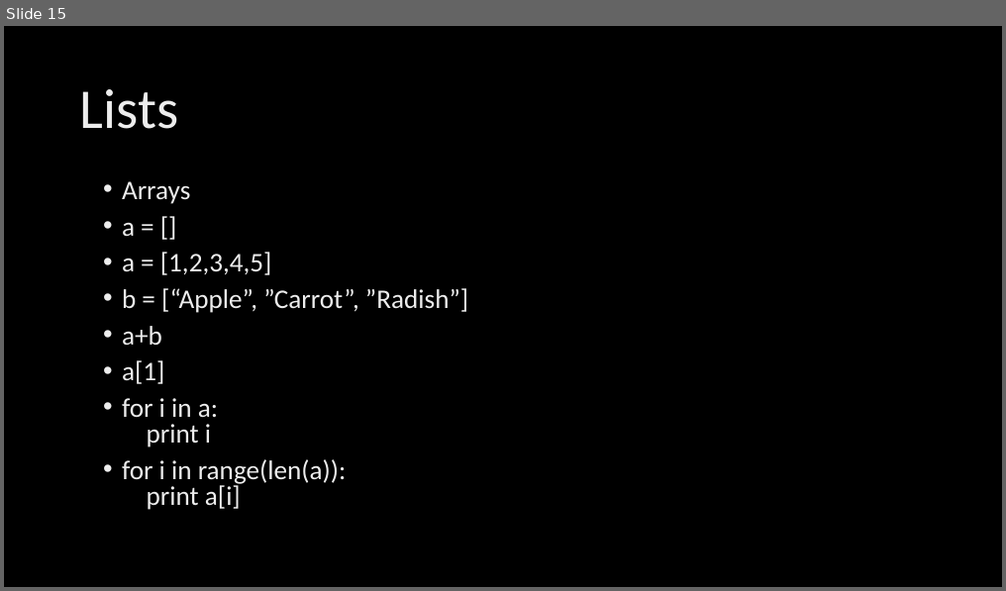
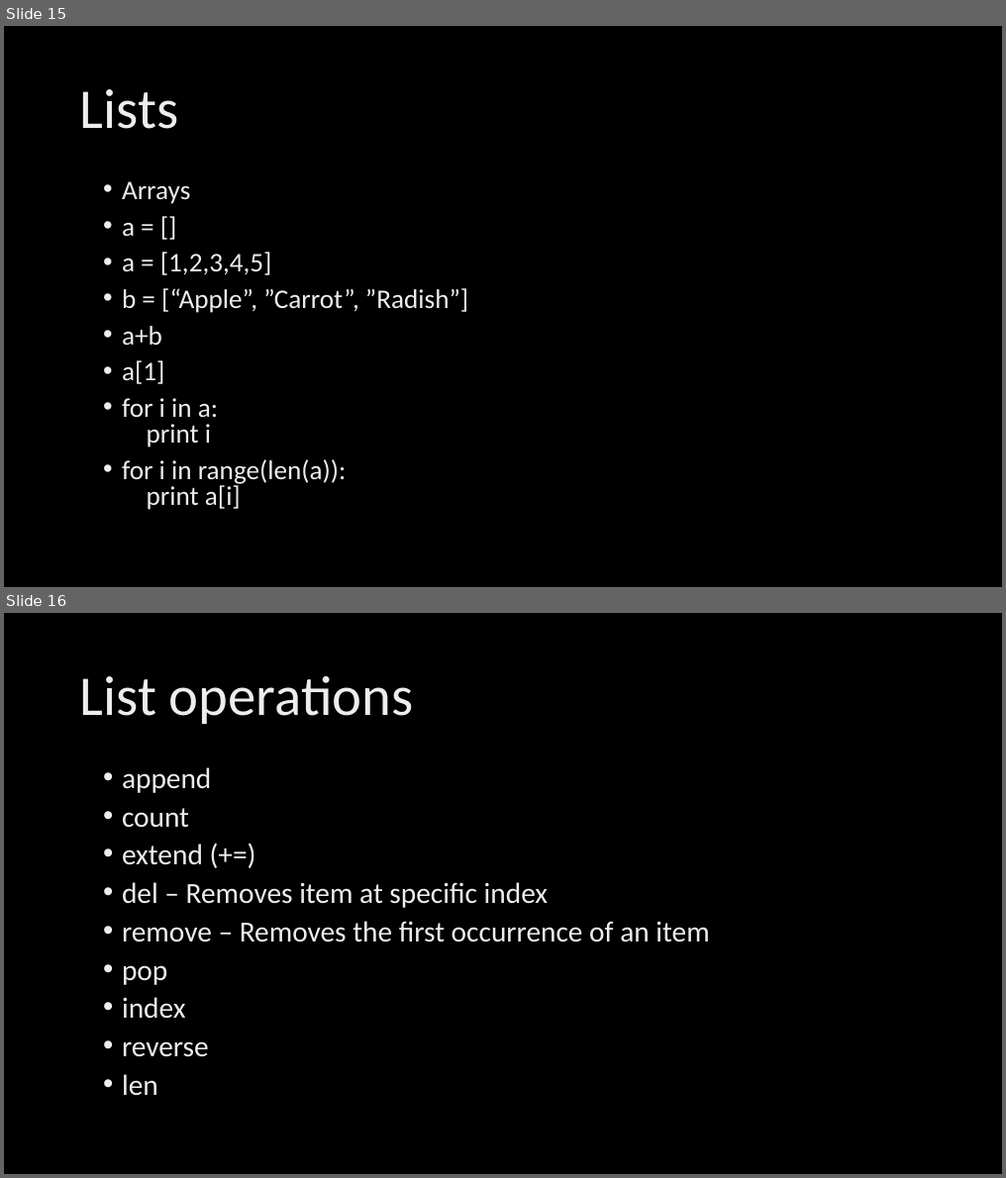
Before and after one commit to abhiii5459/Talks, a slide deck: April_2017/Devopedia_Apr22/Python Talk.pptx. Shown one above the other, each under a label of ours: slide 15 before the commit, slides 15 and 16 after it. The pictures are 1006x591 and 1006x1178 pixels, drawn with LibreOffice and Linux fonts; fonts in the diff are those of the drawing. Boxes give left, top, right and bottom in pixels: in the first picture for what was removed or moved away, otherwise in the second. Text is boxed around its words. In the diff, an @@ line names an element or a change of style, - is before the commit and + after.

```diff
--- a/April_2017/Devopedia_Apr22/Python Talk.pptx
+++ b/April_2017/Devopedia_Apr22/Python Talk.pptx
@@ slide 16 added at [4, 613, 1002, 1174], background #000000 @@
@@ title added at [80, 676, 413, 724], 54 pt, text gradient #BFBFBF to #EDEDED to #FFFFFF @@
+List operations
@@ text added at [122, 767, 709, 1096], 28 pt, text gradient #BFBFBF to #EDEDED to #FFFFFF @@
+• append
+• count
+• extend (+=)
+• del – Removes item at specific index
+• remove – Removes the first occurrence of an item
+• pop
+• index
+• reverse
+• len
```
Also in this commit, not shown: 1 slide changed, 5 other slides added.
